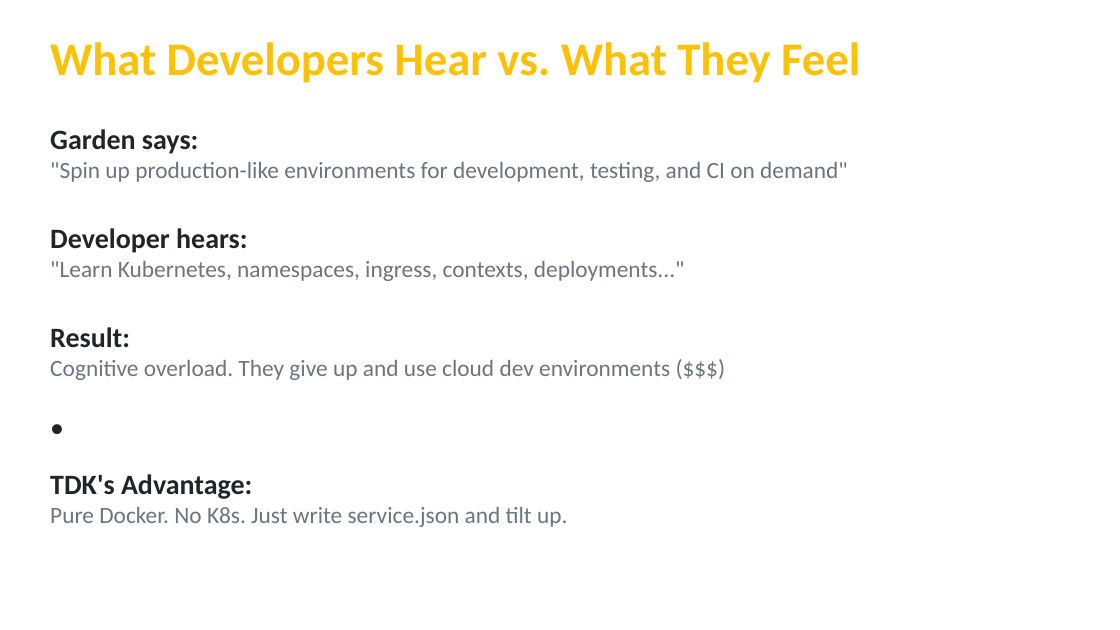
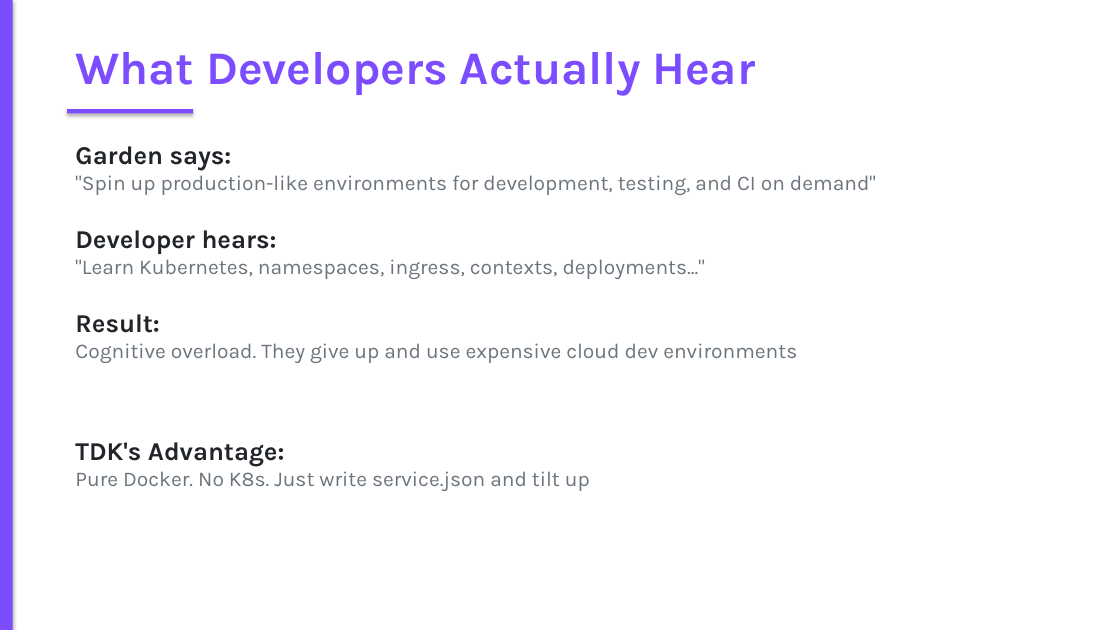
Before and after one commit to AK-Lmn/tdk-cli-core, a slide deck: slide 3 of TDK_CLI_Competitive_Positioning.pptx. Drawn at 1120x630 pixels with LibreOffice and Linux fonts; fonts in the diff are those of the drawing. Boxes give left, top, right and bottom in pixels: in the first picture for what was removed or moved away, otherwise in the second. Text is boxed around its words. In the diff, an @@ line names an element or a change of style, - is before the commit and + after.

```diff
--- a/TDK_CLI_Competitive_Positioning.pptx
+++ b/TDK_CLI_Competitive_Positioning.pptx
@@ rectangle added at [0,0,1120,630], fill #FFFFFF @@
@@ rectangle added at [0,0,13,630], fill #7C4DFF @@
@@ text at [75,52,755,95]: text changed; font Calibri to Karla; text colour #FFC107 to #7C4DFF @@
-What Developers Hear vs. What They Feel
+What Developers Actually Hear
@@ rectangle added at [67,109,193,113], fill #7C4DFF @@
@@ text "Garden says:": place and size @@
-text "Garden says:" at [50,129,848,527]
+text "Garden says:" at [75,146,876,491]
@@ text at [75,146,876,466]: size 24 to 22 pt in "Garden says:", "Developer hears:", "Result:", "TDK's Advantage:"; font Calibri to Karla in "Garden says:", ""Spin up production-like environments for development, testi ...", "Developer hears:", ""Learn Kubernetes, namespaces, ingress, contexts, deployment ..." and 2 more places; size 20 to 18 pt in ""Spin up production-like environments for development, testi ...", ""Learn Kubernetes, namespaces, ingress, contexts, deployment ..."; less space between paragraphs @@
@@ text at [75,343,797,363]: text changed; size 20 to 18 pt; font Calibri to Karla @@
-Cognitive overload. They give up and use cloud dev environments ($$$)
-•
+Cognitive overload. They give up and use expensive cloud dev environments
@@ text at [75,471,590,491]: text changed; size 20 to 18 pt; font Calibri to Karla @@
-Pure Docker. No K8s. Just write service.json and tilt up.
+Pure Docker. No K8s. Just write service.json and tilt up
```
Also in this commit, not shown: 11 other slides changed.
